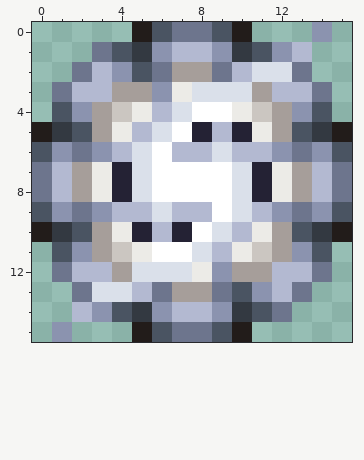
Edited in one commit: pixel-art sprite (Assets/Textures/SuitAddons/LightSuit/LightSuitItem.png). The picture above was drawn from the file before the commit.
The file is 32x32 pixels, drawn in blocks of 2x2; one block is one cell here.
The result:
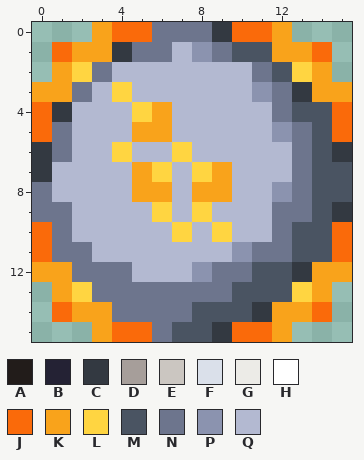
Palette (. is transparent): A #221c1a  B #242234  C #333941  D #a69e9a  E #cbc6c1  F #dae0ea  G #ecebe7  H #ffffff  J #fa6a0a  K #f9a31b  L #ffd541  M #4a5462  N #6d758d  P #8b93af  Q #b3b9d1
What changed:
Changed rows in their new state; - is an unchanged pixel.
first column x 0:
 0 ---KJJN--CJJK-.-
 1 -JKKCNN-PNM-KKJ-
 2 -KLNQQQQQQ-NMLK-
 3 KKN-LQQQQQQPNCKK
 4 JCQQQLKQQQQQNM-J
 5 JNQQQKKQQ-QQPNMJ
 6 CNQQLQQL-Q--Q-MC
 7 C-QQQKLQLKQQQNMM
 8 --QQQKKQKKQQPNMM
 9 NNQQ--L-LQQ-N-MC
10 JNQQQQ-LQL-QN-MJ
11 JNNQQQQQQ-PNNM-J
12 KKNNNQQQPNNMMCKK
13 -KLNNN-NN--MMLK-
14 -JKKNNNNMMMCKKJ-
15 -.-KJJNMMCJJK---
